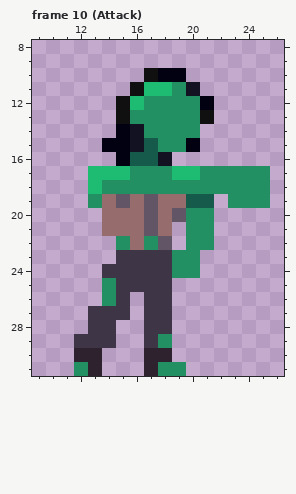
Two versions of one pixel-art file, Assets/Resources/Sprites/Enemies/Ensembie.aseprite. That is the earlier state.
32x32 pixels, 13 frames. Shown: frame 10 (Attack): x 9..26, y 8..31.
Once edited:
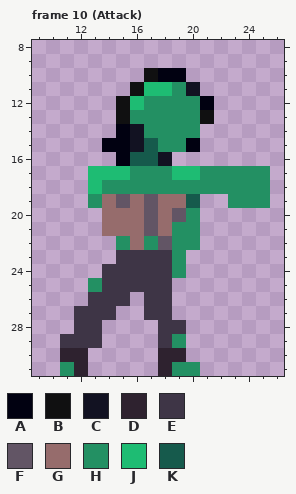
Palette (. is transparent): A #010111  B #101011  C #121222  D #2e222f  E #3e3546  F #625565  G #966c6c  H #239063  J #1ebc73  K #165a4c
Edits made:
--- frame 10 (Attack)
@@ x 9..26 @@
 18 ....JHHHHHHHHHHHH.
-19 ....HGFGFGGKK.HHH.
-20 .....GGGFGFHH.....
-21 .....GGGFG.HH.....
-22 ......HGHF.HH.....
-23 ......EEEEHH......
-24 .....EEEEEHH......
-25 .....HEEEE........
-26 .....HE.EE........
-27 ....EEE.EE........
-28 ....EE..EE........
-29 ...EEE..EH........
-30 ...DD...DD........
-31 ...HD...DHH.......
+19 ....HGFGFGGK..HHH.
+20 .....GGGFGFH......
+21 .....GGGFGHH......
+22 ......HGHFHH......
+23 ......EEEEH.......
+24 .....EEEEEH.......
+25 ....HEEEEE........
+26 ....EEE.EE........
+27 ...EEE..EE........
+28 ...EE....EE.......
+29 ..EEE....EH.......
+30 ..DD.....DD.......
+31 ..HD.....DHH......
Where, in picture pixels (left, top, right, bottom), the same in both pictures:
changed: (60, 194, 214, 376)
